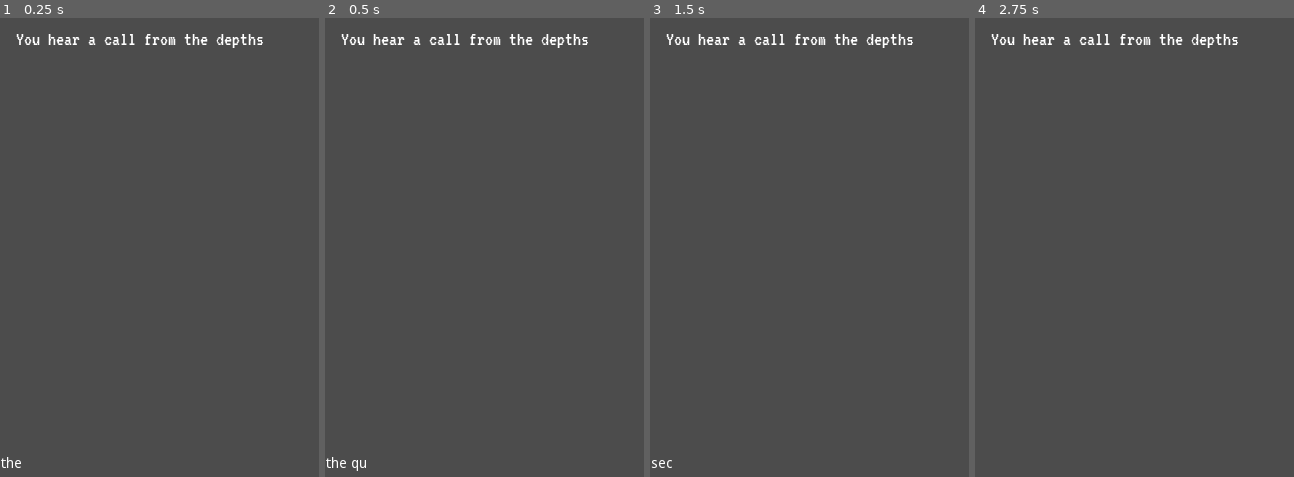
Above: before the commit, frames 1-4 (left to right).
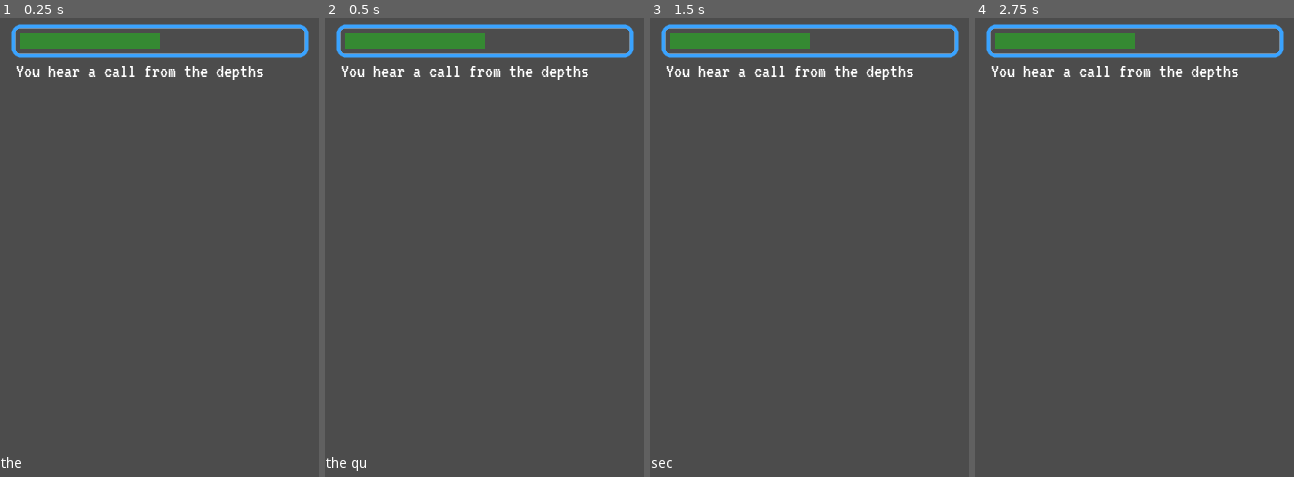
Above: after the commit, the same moments.

Repository: uspgamedev/lasagna
Game: Godot game, scene res://map/map.tscn
Same seed, same stepped clock (60 frames per second), same inputs: the game is played once before the commit and once after it. The project has no main scene, so this scene is started directly.
Inputs:
- Up to frame 1 (0.25 s): no input
- Up to frame 2 (0.5 s): no input
- Up to frame 3 (1.5 s): tap Enter (ui_accept) at 0.5, 0.77, 1.25 s; hold Right (ui_right) 0.53-1.28 s; hold Down (ui_down) from 1.28 s (still down)
- Up to frame 4 (2.75 s): tap Enter (ui_accept) at 1.52, 2 s; release Down (ui_down) at 2.03 s; hold Right (ui_right) from 2.03 s (still down)

The runs differ from the first frame. In frame 1, 4.8% of the frame differs, in the area x 3-97%, y 1-14%; in frame 2, 4.8%; in frame 3, 4.8%; in frame 4, 4.8%.

Commit message:
Health bar

Diff:
--- a/game/hud/status/status.tscn
+++ b/game/hud/status/status.tscn
@@ -1,8 +1,66 @@
-[gd_scene load_steps=2 format=2]
+[gd_scene load_steps=4 format=2]
 
 [ext_resource path="res://hud/font-mid.tres" type="DynamicFont" id=1]
 
-[node name="Status" type="Control" index="0"]
+[sub_resource type="StyleBoxFlat" id=1]
+
+content_margin_left = -1.0
+content_margin_right = -1.0
+content_margin_top = -1.0
+content_margin_bottom = -1.0
+bg_color = Color( 0.208597, 0.539062, 0.197937, 1 )
+draw_center = true
+border_width_left = 4
+border_width_top = 4
+border_width_right = 4
+border_width_bottom = 4
+border_color = Color( 1, 1, 1, 0 )
+border_blend = false
+corner_radius_top_left = 0
+corner_radius_top_right = 0
+corner_radius_bottom_right = 0
+corner_radius_bottom_left = 0
+corner_detail = 8
+expand_margin_left = 0.0
+expand_margin_right = 0.0
+expand_margin_top = 0.0
+expand_margin_bottom = 0.0
+shadow_color = Color( 0, 0, 0, 0.6 )
+shadow_size = 0
+anti_aliasing = true
+anti_aliasing_size = 1
+_sections_unfolded = [ "Border", "Border Width", "Corner Radius" ]
+
+[sub_resource type="StyleBoxFlat" id=2]
+
+content_margin_left = -1.0
+content_margin_right = -1.0
+content_margin_top = -1.0
+content_margin_bottom = -1.0
+bg_color = Color( 1, 1, 1, 0 )
+draw_center = true
+border_width_left = 4
+border_width_top = 4
+border_width_right = 4
+border_width_bottom = 4
+border_color = Color( 0.226562, 0.637451, 1, 1 )
+border_blend = false
+corner_radius_top_left = 8
+corner_radius_top_right = 8
+corner_radius_bottom_right = 8
+corner_radius_bottom_left = 8
+corner_detail = 8
+expand_margin_left = 4.0
+expand_margin_right = 4.0
+expand_margin_top = 4.0
+expand_margin_bottom = 4.0
+shadow_color = Color( 0, 0, 0, 0.6 )
+shadow_size = 0
+anti_aliasing = true
+anti_aliasing_size = 1
+_sections_unfolded = [ "Border", "Border Width", "Corner Radius", "Expand Margin" ]
+
+[node name="Status" type="Control"]
 
 anchor_left = 0.0
 anchor_top = 0.0
@@ -26,6 +84,7 @@
 anchor_top = 0.0
 anchor_right = 1.0
 anchor_bottom = 0.0
+margin_top = 32.0
 margin_bottom = 32.0
 rect_pivot_offset = Vector2( 0, 0 )
 rect_clip_content = false
@@ -39,3 +98,29 @@
 lines_skipped = 0
 max_lines_visible = -1
 _sections_unfolded = [ "Anchor", "Margin", "custom_fonts" ]
+
+[node name="ProgressBar" type="ProgressBar" parent="." index="1"]
+
+anchor_left = 0.0
+anchor_top = 0.0
+anchor_right = 0.5
+anchor_bottom = 0.0
+margin_right = -16.0
+margin_bottom = 24.0
+rect_pivot_offset = Vector2( 0, 0 )
+rect_clip_content = false
+mouse_filter = 0
+mouse_default_cursor_shape = 0
+size_flags_horizontal = 1
+size_flags_vertical = 0
+custom_styles/fg = SubResource( 1 )
+custom_styles/bg = SubResource( 2 )
+min_value = 0.0
+max_value = 100.0
+step = 1.0
+page = 0.0
+value = 50.0
+exp_edit = false
+rounded = false
+percent_visible = false
+_sections_unfolded = [ "Anchor", "Margin", "Percent", "custom_styles" ]
